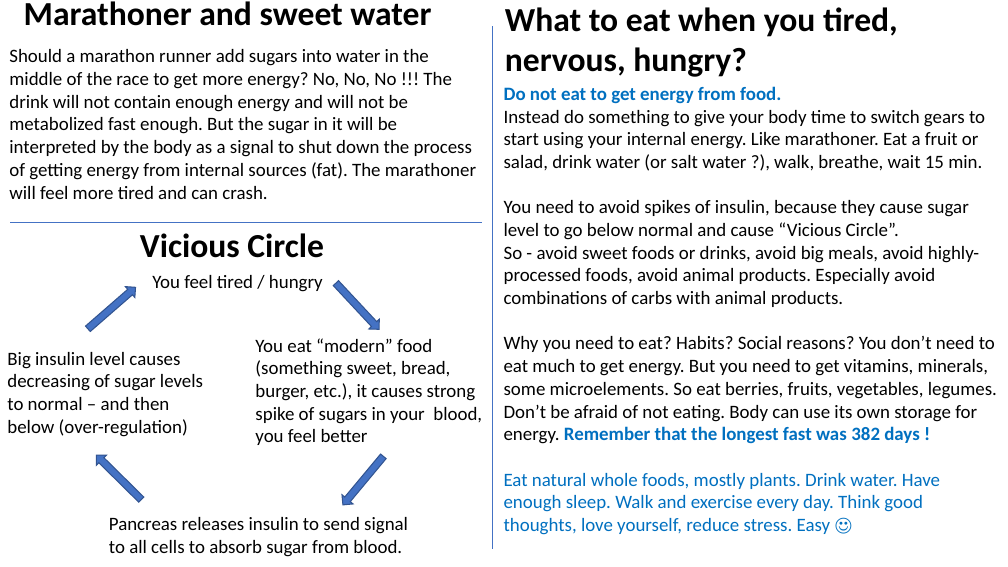
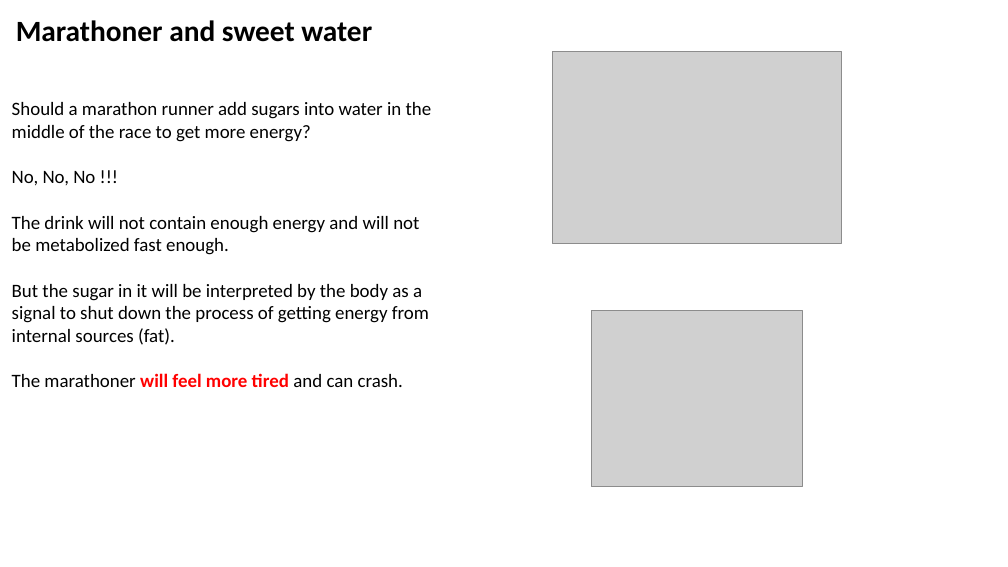
Before and after one commit to lselector/misc, a slide deck: slide 2 of _Life_Lose_Weight.pptx. Drawn at 1008x567 pixels with LibreOffice and Linux fonts; fonts in the diff are those of the drawing; grey boxes stand for pictures. Boxes give left, top, right and bottom in pixels: in the first picture for what was removed or moved away, otherwise in the second. Text is boxed around its words. In the diff, an @@ line names an element or a change of style, - is before the commit and + after.

```diff
--- a/_Life_Lose_Weight.pptx
+++ b/_Life_Lose_Weight.pptx
@@ text "Marathoner and sweet water": place and size @@
-text "Marathoner and sweet water" at box(24, 1, 431, 26)
+text "Marathoner and sweet water" at box(16, 20, 372, 42)
@@ text "Marathoner and sweet water" at box(16, 20, 372, 42): size 32 to 28 pt @@
@@ line removed from (492, 26) to (492, 549) @@
@@ text removed at box(505, 7, 898, 77) @@
-What to eat when you tired, nervous, hungry?
@@ picture added at box(553, 51, 842, 243) @@
@@ text removed at box(504, 86, 997, 535) @@
-Do not eat to get energy from food.
-Instead do something to give your body time to switch gears to start using your internal energy. Like marathoner. Eat a fruit or salad, drink water (or salt water ?), walk, breathe, wait 15 min.
-You need to avoid spikes of insulin, because they cause sugar level to go below normal and cause “Vicious Circle”.
-So - avoid sweet foods or drinks, avoid big meals, avoid highly-processed foods, avoid animal products. Especially avoid combinations of carbs with animal products.
-Why you need to eat? Habits? Social reasons? You don’t need to eat much to get energy. But you need to get vitamins, minerals, some microelements. So eat berries, fruits, vegetables, legumes. Don’t be afraid of not eating. Body can use its own storage for energy. Remember that the longest fast was 382 days !
-Eat natural whole foods, mostly plants. Drink water. Have enough sleep. Walk and exercise every day. Think good thoughts, love yourself, reduce stress. Easy ☺
@@ text at box(12, 102, 432, 387): text changed @@
-Should a marathon runner add sugars into water in the middle of the race to get more energy? No, No, No !!! The drink will not contain enough energy and will not be metabolized fast enough. But the sugar in it will be interpreted by the body as a signal to shut down the process of getting energy from internal sources (fat). The marathoner will feel more tired and can crash.
+Should a marathon runner add sugars into water in the middle of the race to get more energy?
+No, No, No !!!
+The drink will not contain enough energy and will not be metabolized fast enough.
+But the sugar in it will be interpreted by the body as a signal to shut down the process of getting energy from internal sources (fat).
+The marathoner will feel more tired and can crash.
@@ line removed from (11, 222) to (482, 222) @@
@@ text removed at box(140, 233, 324, 258) @@
-Vicious Circle
@@ right arrow removed at box(83, 282, 141, 334) @@
@@ text removed at box(152, 275, 323, 292) @@
-You feel tired / hungry
@@ right arrow removed at box(331, 279, 385, 335) @@
@@ picture added at box(591, 311, 802, 487) @@
@@ text removed at box(7, 352, 203, 437) @@
-Big insulin level causes decreasing of sugar levels to normal – and then below (over-regulation)
@@ text removed at box(255, 338, 482, 445) @@
-You eat “modern” food (something sweet, bread, burger, etc.), it causes strong spike of sugars in your blood, you feel better
@@ right arrow removed at box(91, 450, 146, 505) @@
@@ right arrow removed at box(338, 452, 390, 510) @@
@@ text removed at box(109, 517, 408, 557) @@
-Pancreas releases insulin to send signal to all cells to absorb sugar from blood.
```
Also in this commit, not shown: 11 other slides changed, 5 slides added, 1 slide removed.
